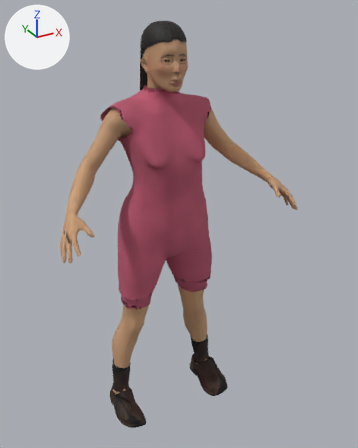
One commit to the glTF model studio/public/assets/characters/char.female-dewasa-daster/char.female-dewasa-daster.glb: the scene before it, then after it.
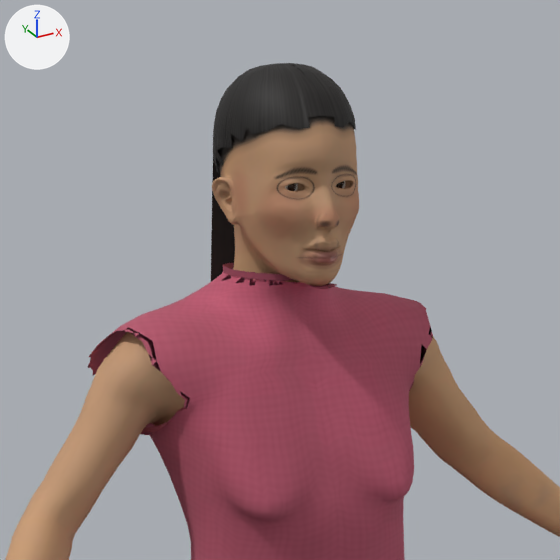
Old and new are each drawn whole from a 50 mm camera at (-0.83, -1.668, 1.655) aimed at (0.04, -0.086, 0.864) and again close up on the part from 20% to 71% of the width and 0% to 40% of the height. The axes (+X, +Y, +Z) are drawn at upper left. The lights are the same throughout. The older version's two pictures come first. Vertices at exactly the same position are counted once.

The first close-up shows 'char.female-dewasa-daster-mesh'.
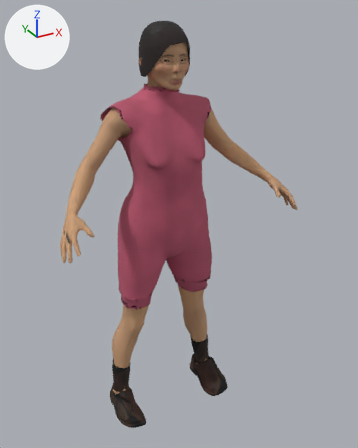
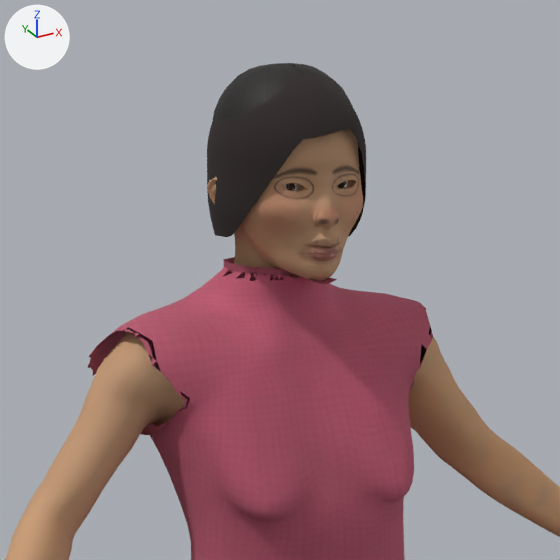
What the commit changed:
me_char_female_dewasa_daster is used by ob_char_female_dewasa_daster_mesh; location (0.0, 0.0, 0.0).
me_char_female_dewasa_daster had 20500 vertices, 39460 faces and spanned x -0.48..0.48, y -0.31..0.12, z -0.01..1.61.
me_char_female_dewasa_daster now has 21399 vertices, 41164 faces and spans x -0.48..0.48, y -0.31..0.12, z -0.01..1.61.
me_char_female_dewasa_daster part 1: 672 vertices moved from x -0.08..0.08, y -0.16..0.05, z 1.28..1.58 to x -0.09..0.09, y -0.16..0.05, z 1.38..1.58; 842 vertices removed from x -0.08..0.08, y -0.16..0.06, z 1.09..1.57; 1741 vertices added at x -0.09..0.09, y -0.16..0.06, z 1.37..1.61.
me_char_female_dewasa_daster part 2: 356 kept faces spanning x -0.04..0.08, y -0.15..0.05, z 1.39..1.5 get new texture (UV) coordinates.

Pixel boxes (x1, y1, x2, y2) of what changed, in the close-ups (560 x 560 px; the box of a moved part takes in the faces that stretch with it):
part 1 of me_char_female_dewasa_daster, moved or reshaped
    before: (210, 85, 359, 301)
    after: (207, 67, 366, 298)
part 2 of me_char_female_dewasa_daster, surface changed
    before: (215, 181, 355, 279)
    after: (285, 182, 345, 239)
